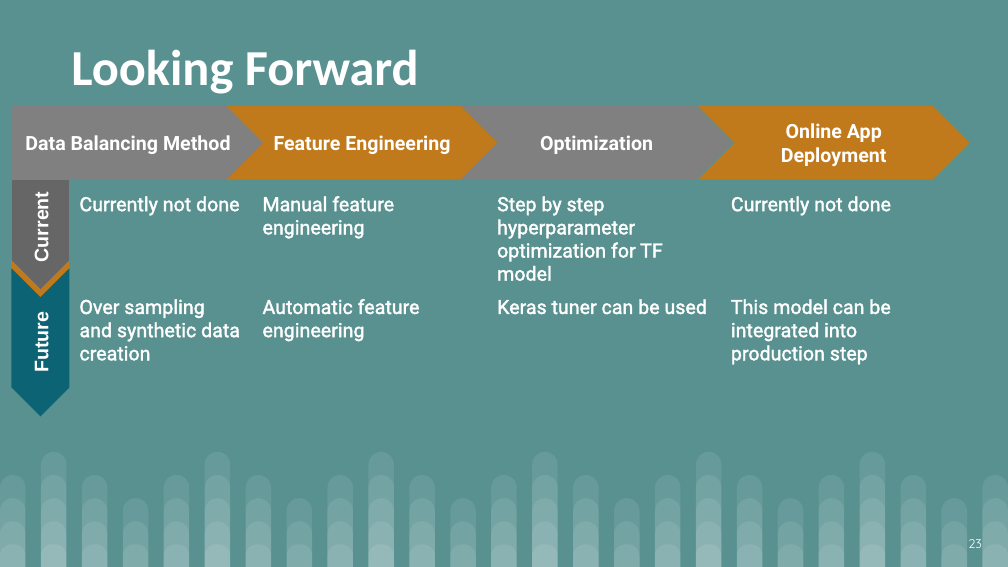
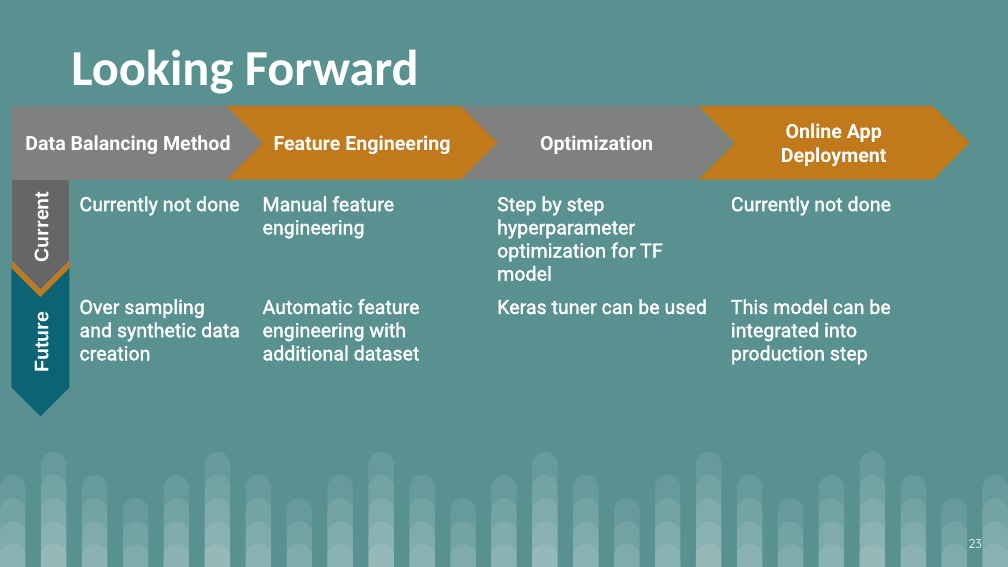
Before and after one commit to saimoom026/Springboard, a slide deck: slide 23 of springboard/Capstone Three/HomeCreditGroup-LoanDefaulterPrediction-SlideDeck.pptx. Drawn at 1008x567 pixels with LibreOffice and Linux fonts; fonts in the diff are those of the drawing. Boxes give left, top, right and bottom in pixels: in the first picture for what was removed or moved away, otherwise in the second. Text is boxed around its words. In the diff, an @@ line names an element or a change of style, - is before the commit and + after.

```diff
--- a/springboard/Capstone Three/HomeCreditGroup-LoanDefaulterPrediction-SlideDeck.pptx
+++ b/springboard/Capstone Three/HomeCreditGroup-LoanDefaulterPrediction-SlideDeck.pptx
@@ table at (70,187,952,396) @@
-row 2, column 2: Automatic feature engineering
+row 2, column 2: Automatic feature engineering with additional dataset
```
Also in this commit, not shown: 7 other slides changed, 3 slides added, 3 slides removed, 1 other file.
